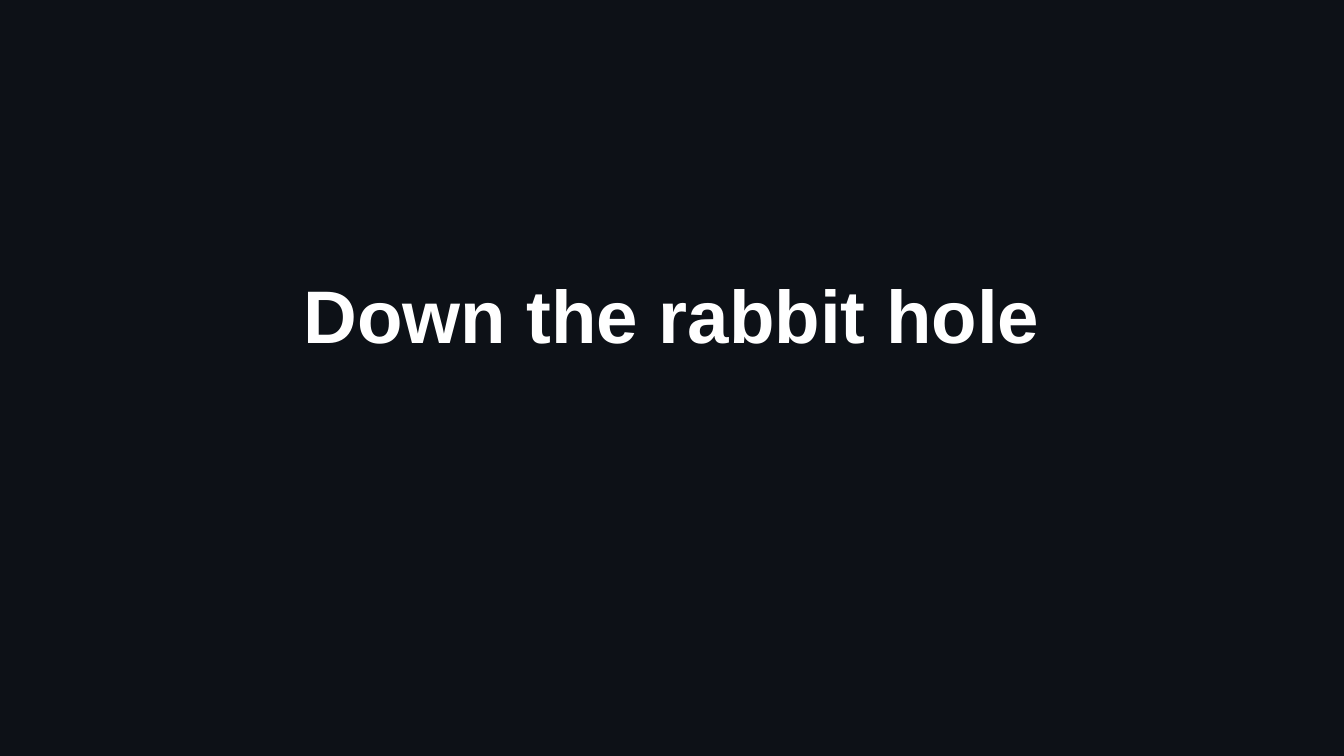
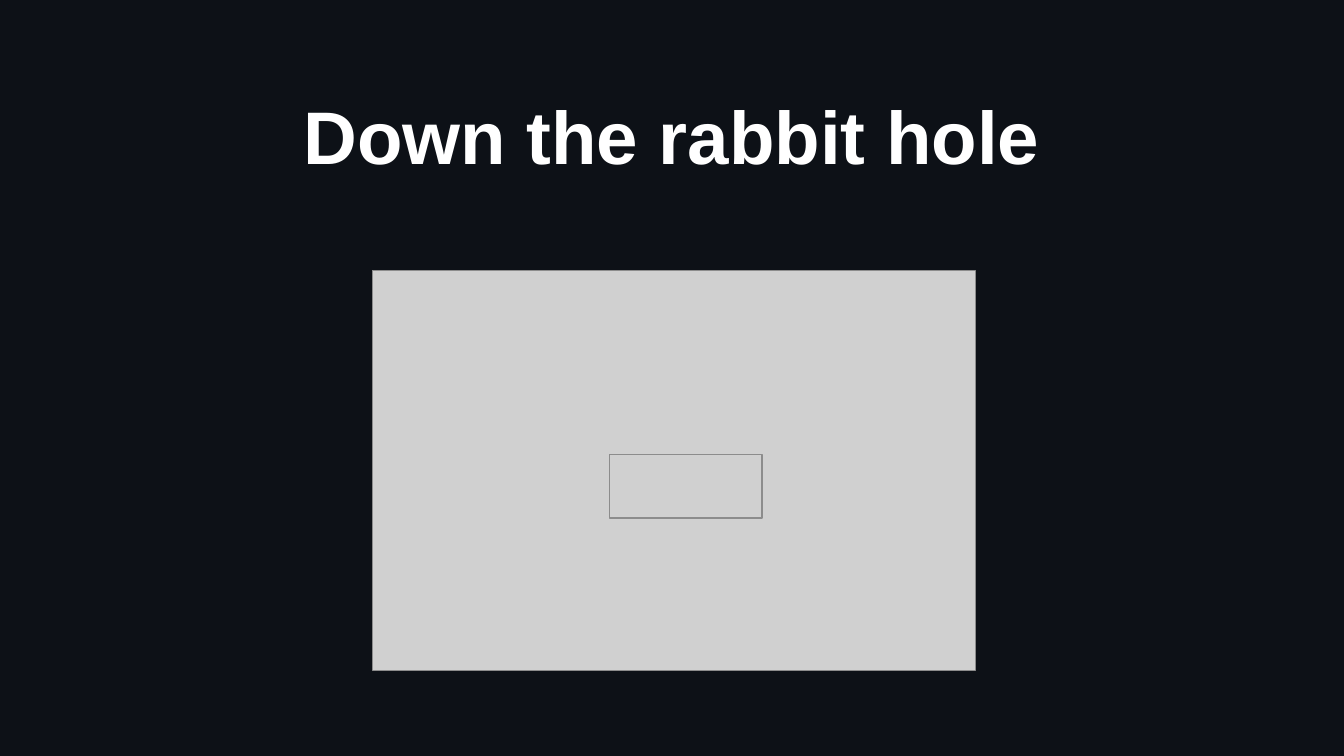
Before and after one commit to idf-io/Git-Github_Workshop, a slide deck: slide 27 of docs/presentation_day2_git-and-github.odp (slide 11 before the commit). Drawn at 1344x756 pixels with LibreOffice and Linux fonts; fonts in the diff are those of the drawing; grey boxes stand for pictures. Boxes give left, top, right and bottom in pixels: in the first picture for what was removed or moved away, otherwise in the second. Text is boxed around its words. In the diff, an @@ line names an element or a change of style, - is before the commit and + after.

```diff
--- a/docs/presentation_day2_git-and-github.odp
+++ b/docs/presentation_day2_git-and-github.odp
@@ subtitle "Down the rabbit hole": place and size @@
-subtitle "Down the rabbit hole" at <box>303,289,1039,344</box>
+subtitle "Down the rabbit hole" at <box>303,110,1039,165</box>
@@ picture added at <box>373,271,976,671</box> @@
@@ picture added at <box>610,455,762,518</box> @@
```
Also in this commit, not shown: 6 other slides changed, 19 slides added, 9 slides removed.
